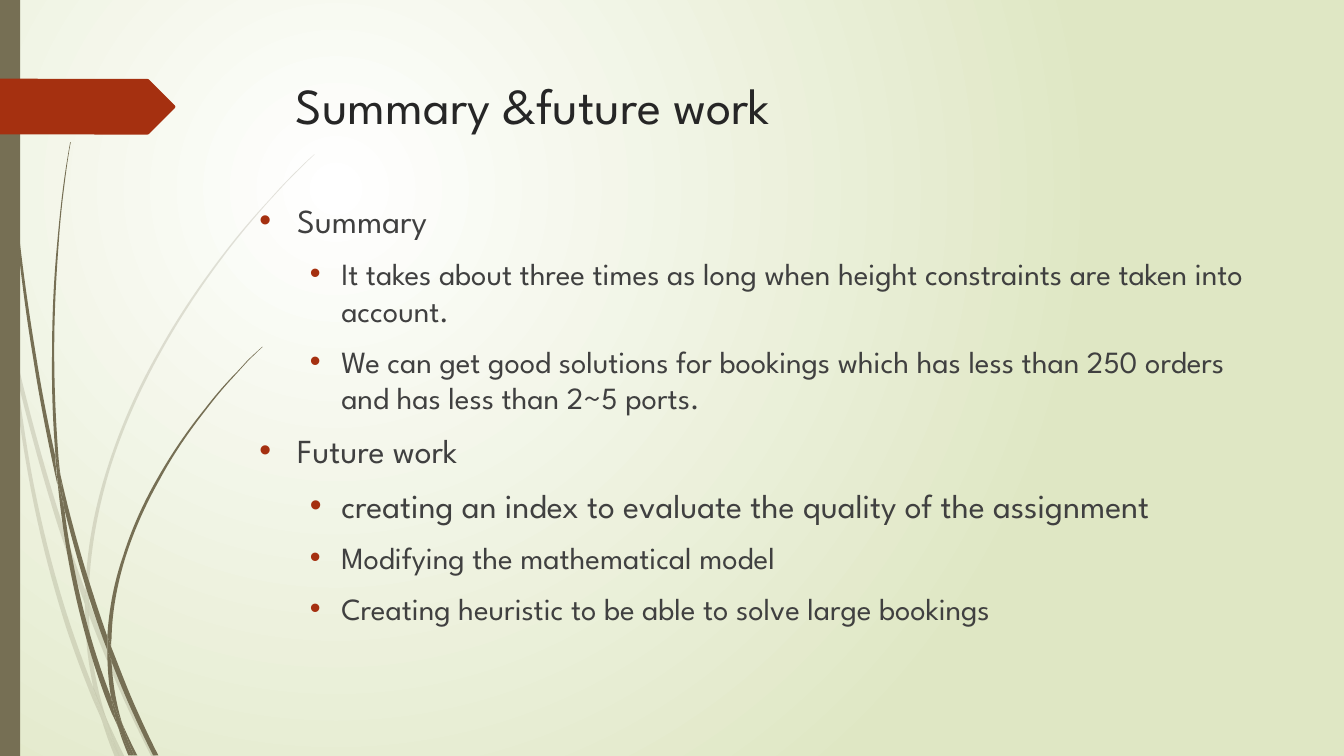
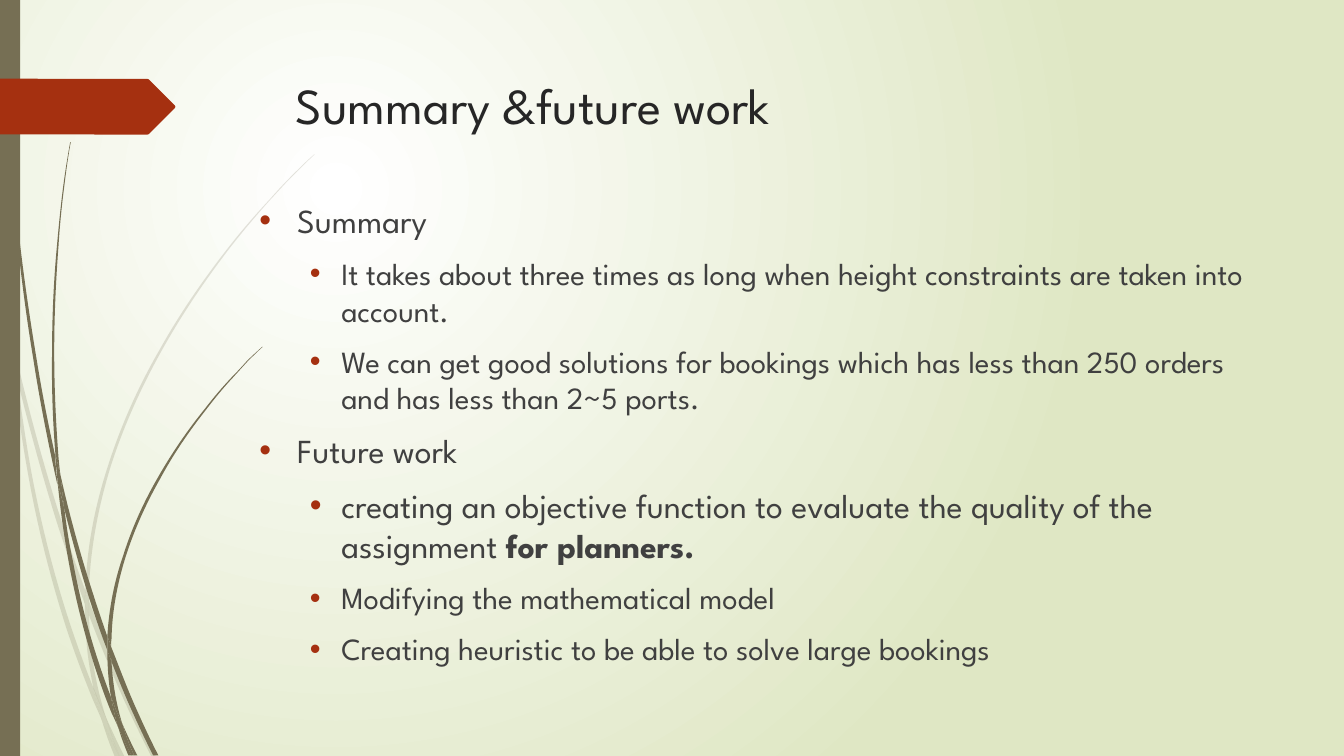
Before and after one commit to r-kurosu/kline_new, a slide deck: slide 33 of 5月 中間報告pptx.pptx (slide 28 before the commit). Drawn at 1344x756 pixels with LibreOffice and Linux fonts; fonts in the diff are those of the drawing. Boxes give left, top, right and bottom in pixels: in the first picture for what was removed or moved away, otherwise in the second. Text is boxed around its words. In the diff, an @@ line names an element or a change of style, - is before the commit and + after.

```diff
--- a/5月 中間報告pptx.pptx
+++ b/5月 中間報告pptx.pptx
@@ text at [341,494,1153,566]: text changed @@
-  • creating an index to evaluate the quality of the assignment
+  • creating an objective function to evaluate the quality of the assignment for planners.
```
Also in this commit, not shown: 6 other slides changed, 5 slides added.
